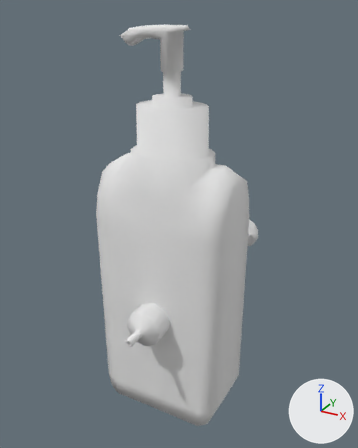
Two versions of the Blender file blend/characters/injectionSequence.blend, one commit apart.
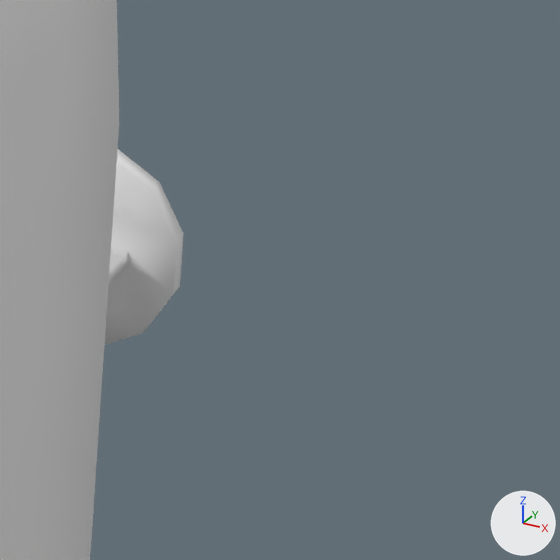
Each version is shown from a camera (50 mm lens) standing at (0.152, -0.267, 0.195) and looking at (-0.032, 0.066, 0.028), then close up on the part from 65% to 87% of the width and 44% to 62% of the height. The lights are fixed; the arrows at lower right show +X, +Y and +Z.

In view in the first close-up: 'hygiene_pump', 'syringePlunger'.
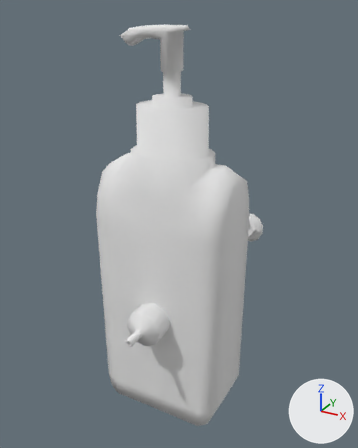
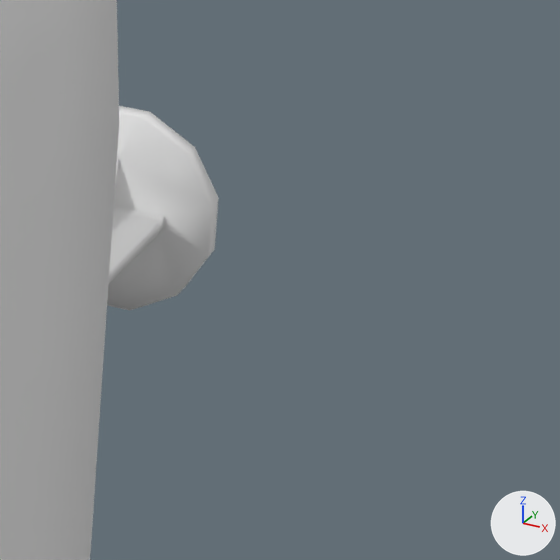
What differs and where, as boxes [x1, y1, x2, y2] in the close-ups (560 x 560 px):
'syringePlunger', moved: before [105, 149, 184, 345]; after [107, 106, 219, 310]

Diff of the bpy script that builds the scene:
```diff
--- a/blend/characters/injectionSequence.blend.py
+++ b/blend/characters/injectionSequence.blend.py
@@ ob_syringeplunger @@
 ob_syringeplunger = bpy.data.objects.new('syringePlunger', me_syringeplunger)
-ob_syringeplunger.location = (0.0, 0.0188, 0.0)
+ob_syringeplunger.location = (0.0, 0.0317, 0.0)
```
